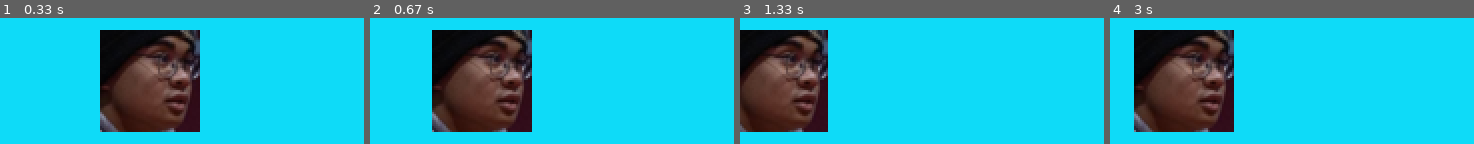
Above: before the commit, frames 1-4 (left to right).
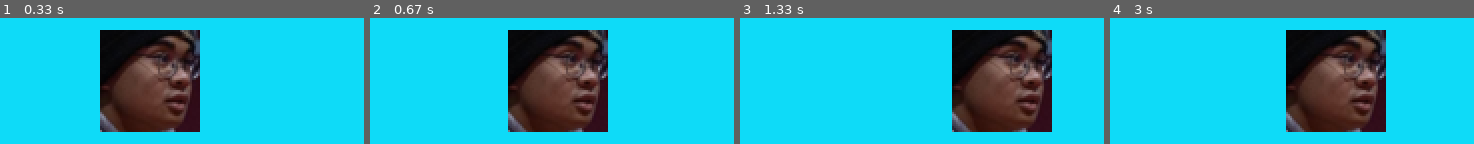
Above: after the commit, the same moments.

Repository: JeremyTubongbanua/nasa-space-apps-2023
Game: pygame game, started from Pygame_tut/tut.py
Two runs of this game, one before a commit and one after it. Both use one fixed random seed, a clock stepped at 60 frames per second and the inputs below.
Inputs:
- Up to frame 1 (0.33 s): no input
- Up to frame 2 (0.67 s): hold Right from 0.33 s (still down)
- Up to frame 3 (1.33 s): release Right at 0.8 s; hold Right 0.83-1.3 s
- Up to frame 4 (3 s): hold Left 1.33-1.87 s; hold Left 1.9-2.3 s; hold Right 2.33-2.97 s

Frame 1 is identical in both runs. In frame 2, 38% of the frame differs, in the area x 17-66%, y 9-91%; in frame 3, 42%; in frame 4, 44%, in the area x 6-76%, y 9-91%.

Commit message:
fixed left and right movement

Diff:
--- a/Pygame_tut/tut.py
+++ b/Pygame_tut/tut.py
@@ -70,15 +70,16 @@
                     sys.exit()
 
                 if event.type == pygame.KEYDOWN:
+                    if event.key == pygame.K_LEFT:
+                        self.movement[0] = True
                     if event.key == pygame.K_RIGHT:
-                        self.movement[0] = True
-                    if event.key == pygame.K_LEFT:
                         self.movement[1] = True
                 if event.type == pygame.KEYUP:
+                    if event.key == pygame.K_LEFT:
+                        self.movement[0] = False
                     if event.key == pygame.K_RIGHT:
-                        self.movement[0] = False
-                    if event.key == pygame.K_LEFT:
                         self.movement[1] = False
+
 
 
             pygame.display.update()
